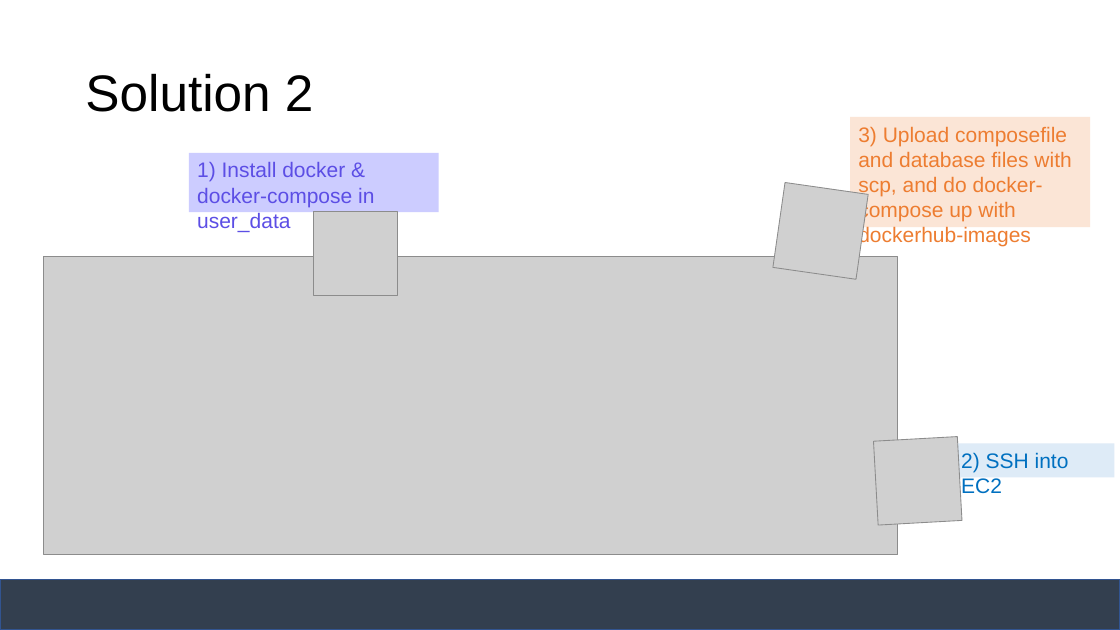
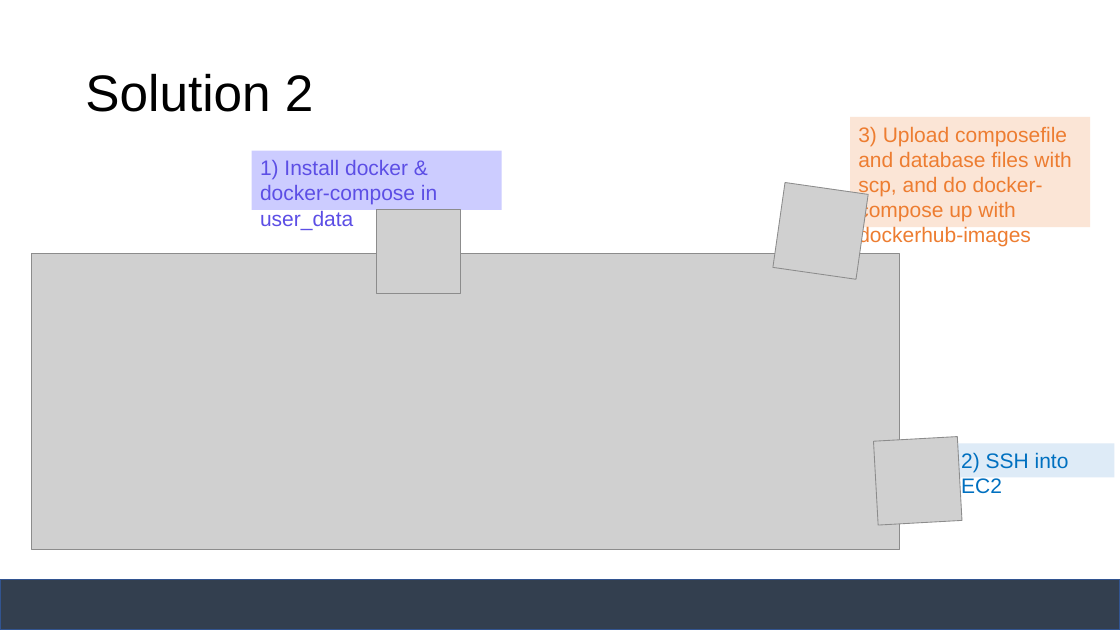
Before and after one commit to janakaras/docker-in-the-cloud, a slide deck: slide 21 of Project Presentation.pptx. Drawn at 1120x630 pixels with LibreOffice and Linux fonts; fonts in the diff are those of the drawing; grey boxes stand for pictures. Boxes give left, top, right and bottom in pixels: in the first picture for what was removed or moved away, otherwise in the second. Text is boxed around its words. In the diff, an @@ line names an element or a change of style, - is before the commit and + after.

```diff
--- a/Project Presentation.pptx
+++ b/Project Presentation.pptx
@@ rectangle "1) Install docker & docker-compose ...": place and size @@
-rectangle "1) Install docker & docker-compose ..." at [189,153,439,213]
+rectangle "1) Install docker & docker-compose ..." at [252,150,502,210]
@@ picture: place and size @@
-picture at [314,212,398,296]
+picture at [376,210,460,294]
@@ picture: place and size @@
-picture at [44,256,897,555]
+picture at [31,254,900,549]
```
Also in this commit, not shown: 1 other slide changed.
